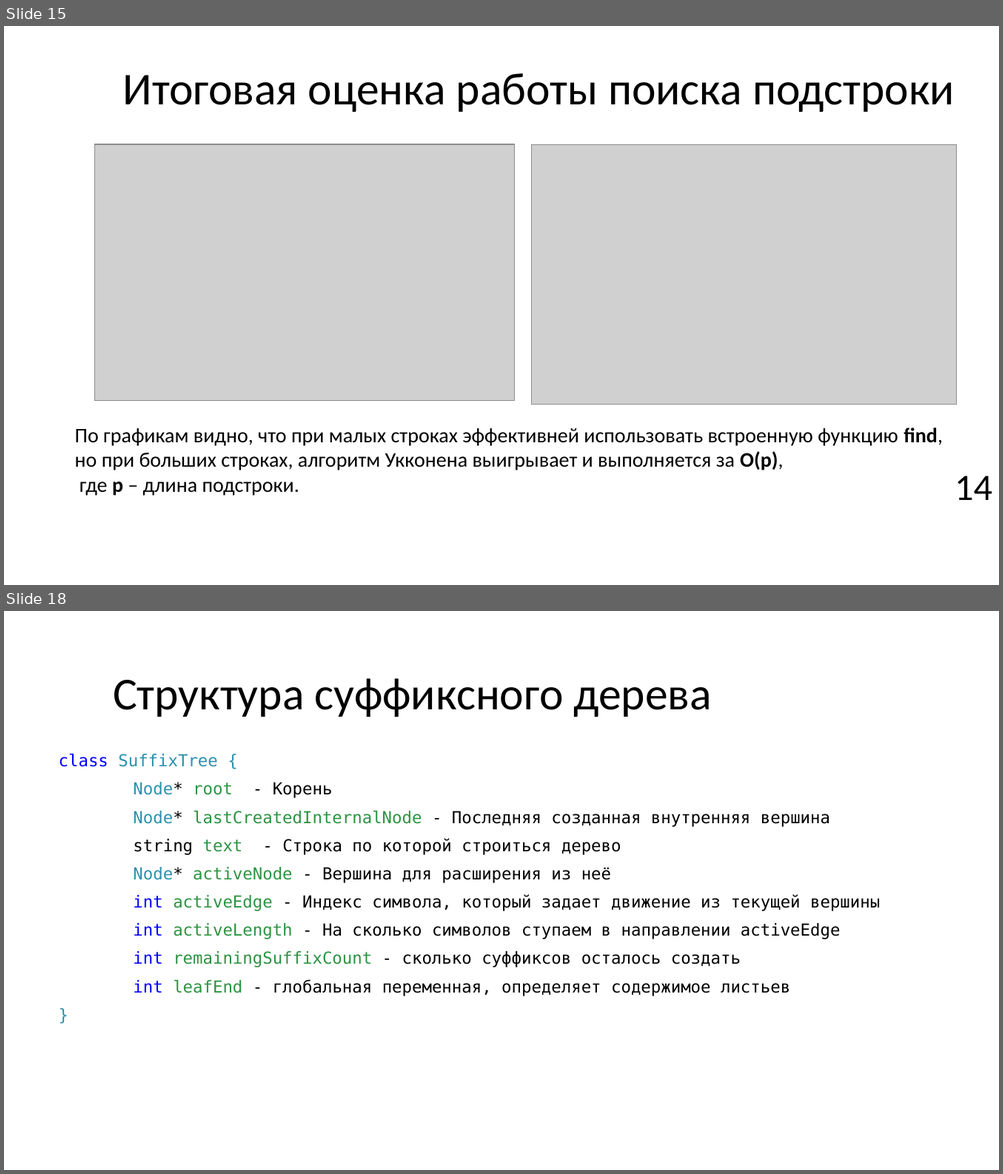
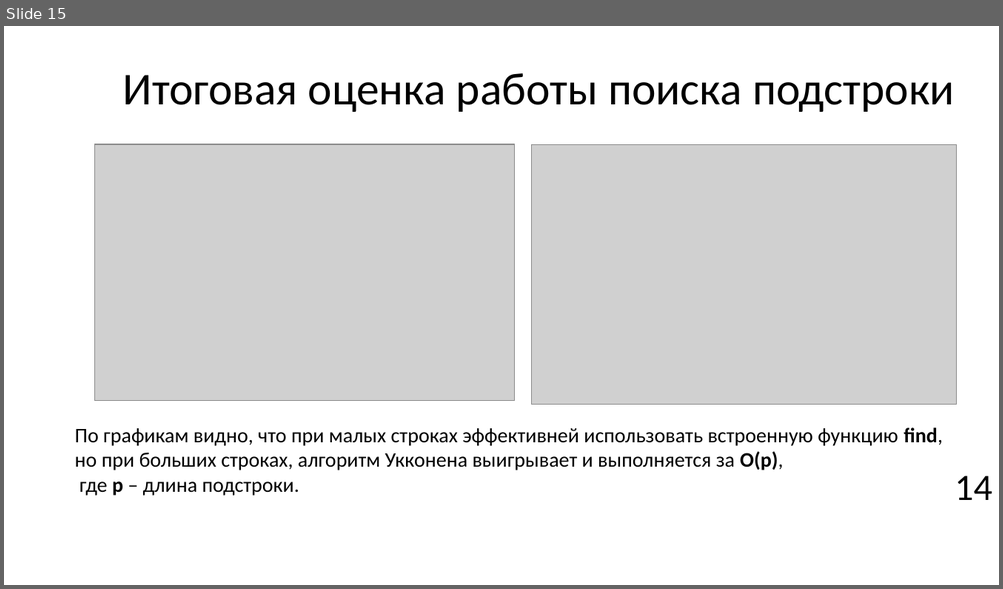
Before and after one commit to Pompon-Den/Suff-Tree-Algorithm-Ykkonen, a slide deck: Algorithm Ykkonena.pptx. Shown one above the other, each under a label of ours: slides 15 and 18 before the commit, slide 15 after it; the slides between them are not shown. The pictures are 1003x1174 and 1003x589 pixels, drawn with LibreOffice and Linux fonts; fonts in the diff are those of the drawing; grey boxes stand for pictures; background and template pictures are left out. Boxes give left, top, right and bottom in pixels: in the first picture for what was removed or moved away, otherwise in the second. Text is boxed around its words. In the diff, an @@ line names an element or a change of style, - is before the commit and + after.

```diff
--- a/Algorithm Ykkonena.pptx
+++ b/Algorithm Ykkonena.pptx
@@ slide 18 removed at box(4, 611, 999, 1170), background picture (left out) @@
@@ title removed at box(113, 678, 711, 717) @@
-Структура суффиксного дерева
@@ text removed at box(59, 754, 879, 997) @@
-class SuffixTree {
-Node* root - Корень
-Node* lastCreatedInternalNode - Последняя созданная внутренняя вершина
-string text - Строка по которой строиться дерево
-Node* activeNode - Вершина для расширения из неё
-int activeEdge - Индекс символа, который задает движение из текущей вершины
-int activeLength - На сколько символов ступаем в направлении activeEdge
-int remainingSuffixCount - сколько суффиксов осталось создать
-int leafEnd - глобальная переменная, определяет содержимое листьев
-}
```
Also in this commit, not shown: 2 slides changed, 1 slide added, 1 other slide removed, 3 other files.
